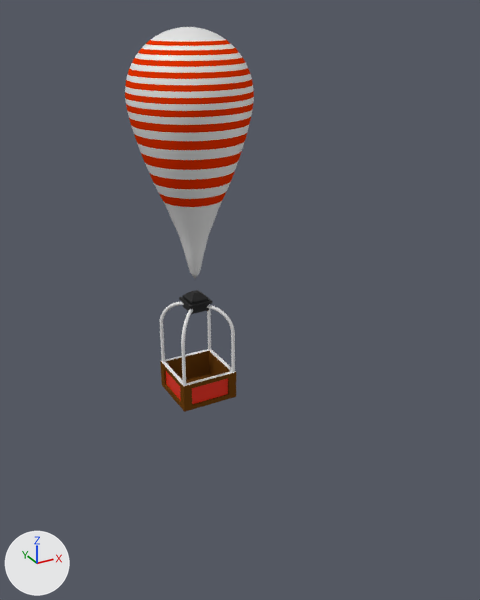
Two versions of the Blender file Assets/Models/Balloon/Balloon.blend, one commit apart.
Before and after are seen from a 50 mm camera at (-8.61, -18.74, 12.57) aimed at (1.83, 0.25, 3.07). The lights are fixed; the arrows at lower left show +X, +Y and +Z.

The first picture shows 'Balloon', 'Basket', 'Poles'.
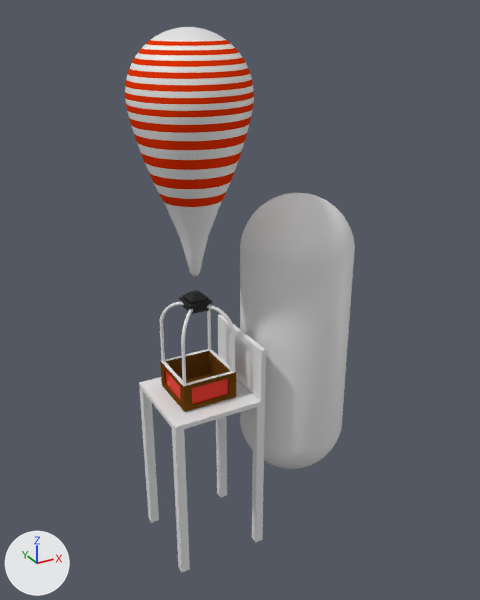
What changed in the scene script:
```text
Add me_sphere_001:
    me_sphere_001.from_pydata(...)  # 514 vertices, 544 faces; spans x -2.03..2.03, y -2.03..2.03, z -2.04..9.04
    me_sphere_001.polygons.foreach_set('use_smooth', [True] * 544)
Add me_cube_001:
    me_cube_001.from_pydata(...)  # 68 vertices, 66 faces; spans x -1.63..1.8, y -1.63..1.63, z -6.38..1.96
Add ob_tank:
    ob_tank = bpy.data.objects.new('Tank', me_sphere_001)
    ob_tank.location = (4.02, 0.0, -2.37)
Add ob_stand:
    ob_stand = bpy.data.objects.new('Stand', me_cube_001)
    ob_stand.location = (0.0, 0.0, 0.0)
```

Pixel boxes [x1, y1, x2, y2] of what changed, in the pictures (480 x 600 px):
'Tank', added: after [240, 193, 355, 469]
'Stand', added: after [139, 315, 266, 572]
